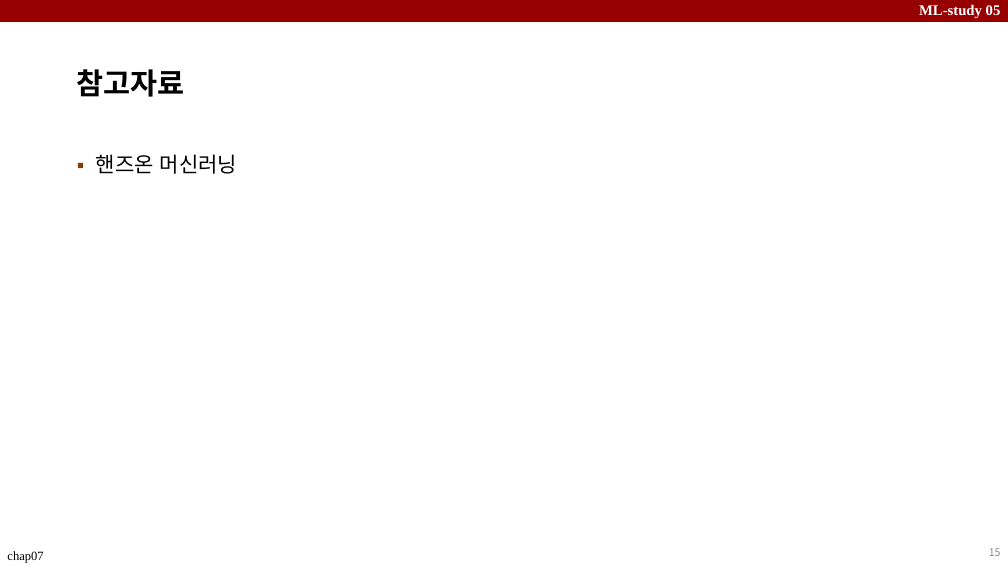
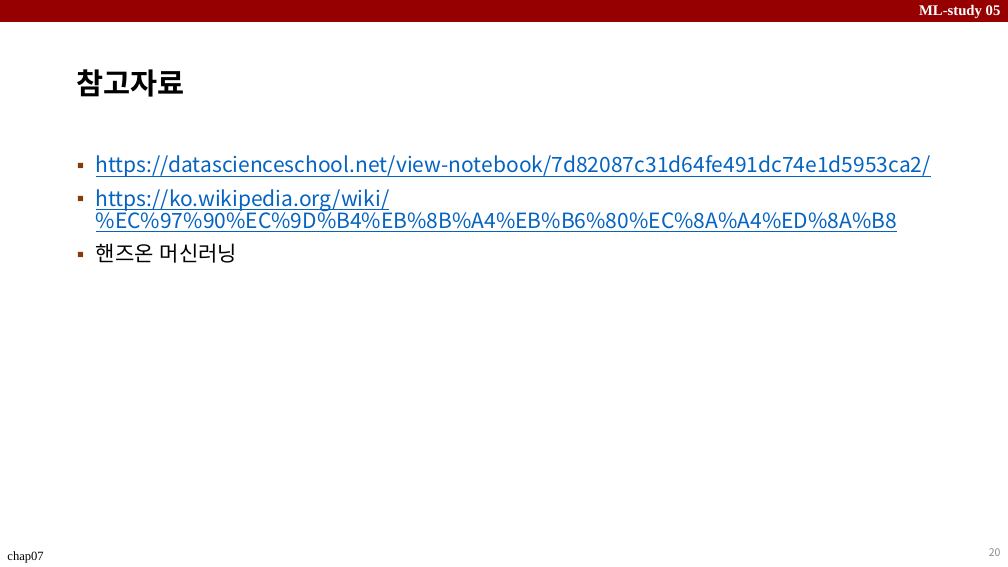
Before and after one commit to micmic123/ML-Study, a slide deck: slide 20 of ppt/ML_Study_Ch7.pptx (slide 15 before the commit). Drawn at 1008x567 pixels with LibreOffice and Linux fonts; fonts in the diff are those of the drawing. Boxes give left, top, right and bottom in pixels: in the first picture for what was removed or moved away, otherwise in the second. Text is boxed around its words. In the diff, an @@ line names an element or a change of style, - is before the commit and + after.

```diff
--- a/ppt/ML_Study_Ch7.pptx
+++ b/ppt/ML_Study_Ch7.pptx
@@ text at [96,155,931,232]: paragraphs added @@
+▪ https://datascienceschool.net/view-notebook/7d82087c31d64fe491dc74e1d5953ca2/
+▪ https://ko.wikipedia.org/wiki/%EC%97%90%EC%9D%B4%EB%8B%A4%EB%B6%80%EC%8A%A4%ED%8A%B8
@@ page number at [989,548,1001,556]: text changed @@
-15
+20
```
Also in this commit, not shown: 1 other slide changed, 6 slides added, 1 slide removed.
